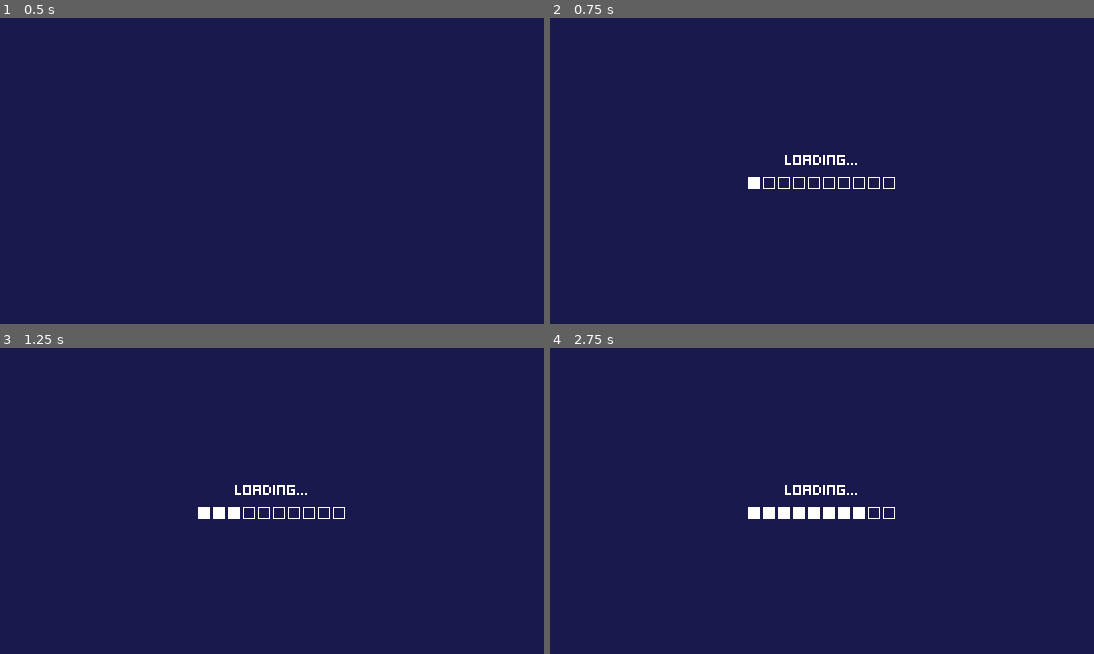
Above: before the commit, frames 1-4 (two rows, left to right).
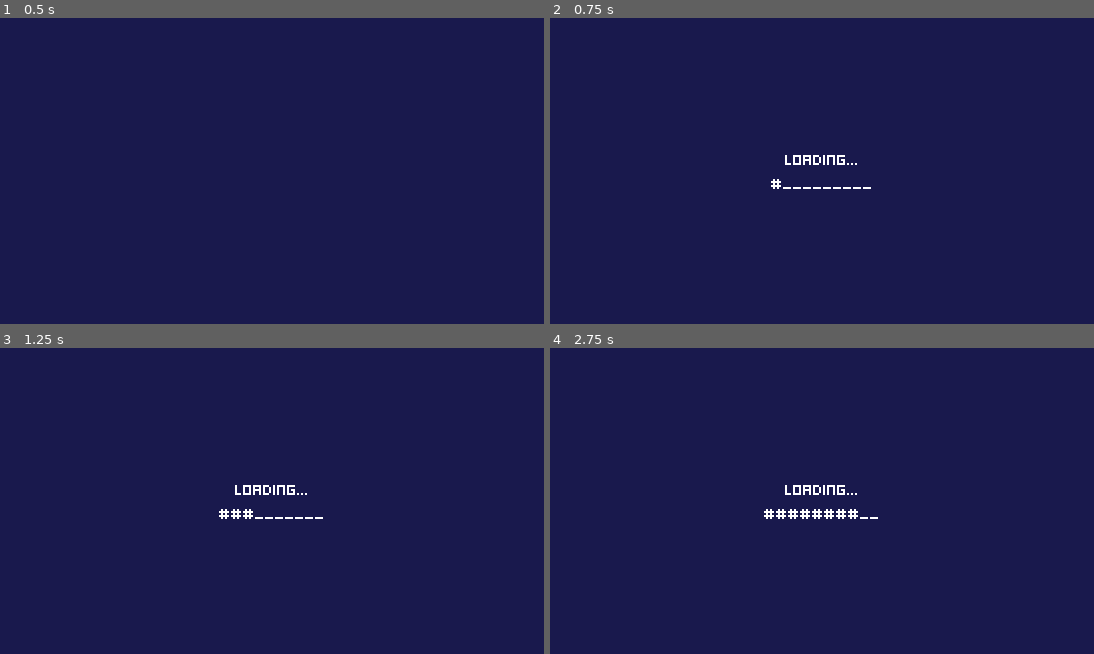
Above: after the commit, the same moments.

Repository: paul-maxime/one-more-folder
Game: Godot game, scene res://Scenes/VictoryScreen.tscn
Two runs of this game, one before a commit and one after it. Both use one fixed random seed, a clock stepped at 60 frames per second and the inputs below. This scene is started directly instead of the project's main scene.
Inputs (mouse positions are in pixels of both pictures, inside the frame that each line leads up to):
- Up to frame 1 (0.5 s): no input
- Up to frame 2 (0.75 s): tap Enter at 0.5 s; move the mouse to (941, 155) at 0.52 s; click (941, 155) at 0.67 s
- Up to frame 3 (1.25 s): no input
- Up to frame 4 (2.75 s): drag from (713, 516) to (794, 562) at 1.27 s; tap Space at 2 s; move the mouse to (876, 433) at 2.02 s; click (876, 433) at 2.17 s

Frame 1 is identical in both runs. In frame 2, 0.3% of the frame differs, in the area x 36-64%, y 51-56%; in frame 3, 0.4%; in frame 4, 0.6%.

Commit message:
Don't use unicode characters

Diff:
--- a/Scenes/VictoryScreen.tscn
+++ b/Scenes/VictoryScreen.tscn
@@ -44,7 +44,7 @@
 layout_mode = 2
 theme_override_colors/font_color = Color(1, 1, 1, 1)
 theme_override_fonts/font = ExtResource("2_rc3hl")
-text = "■□□□□□□□□□"
+text = "#_________"
 horizontal_alignment = 1
 
 [node name="ShotSoundPlayer" type="AudioStreamPlayer" parent="."]
--- a/Scripts/VictoryScreen.gd
+++ b/Scripts/VictoryScreen.gd
@@ -22,7 +22,7 @@
 			elapsed_time -= 0.3
 			progress_count += 1
 			var text: String = $CanvasLayer/CenterContainer/VBoxContainer/LoadingProgress.text
-			text = "■" + text.substr(0, text.length() - 1)
+			text = "#" + text.substr(0, text.length() - 1)
 			$CanvasLayer/CenterContainer/VBoxContainer/LoadingProgress.text = text
 			if progress_count == 10:
 				congratz()
